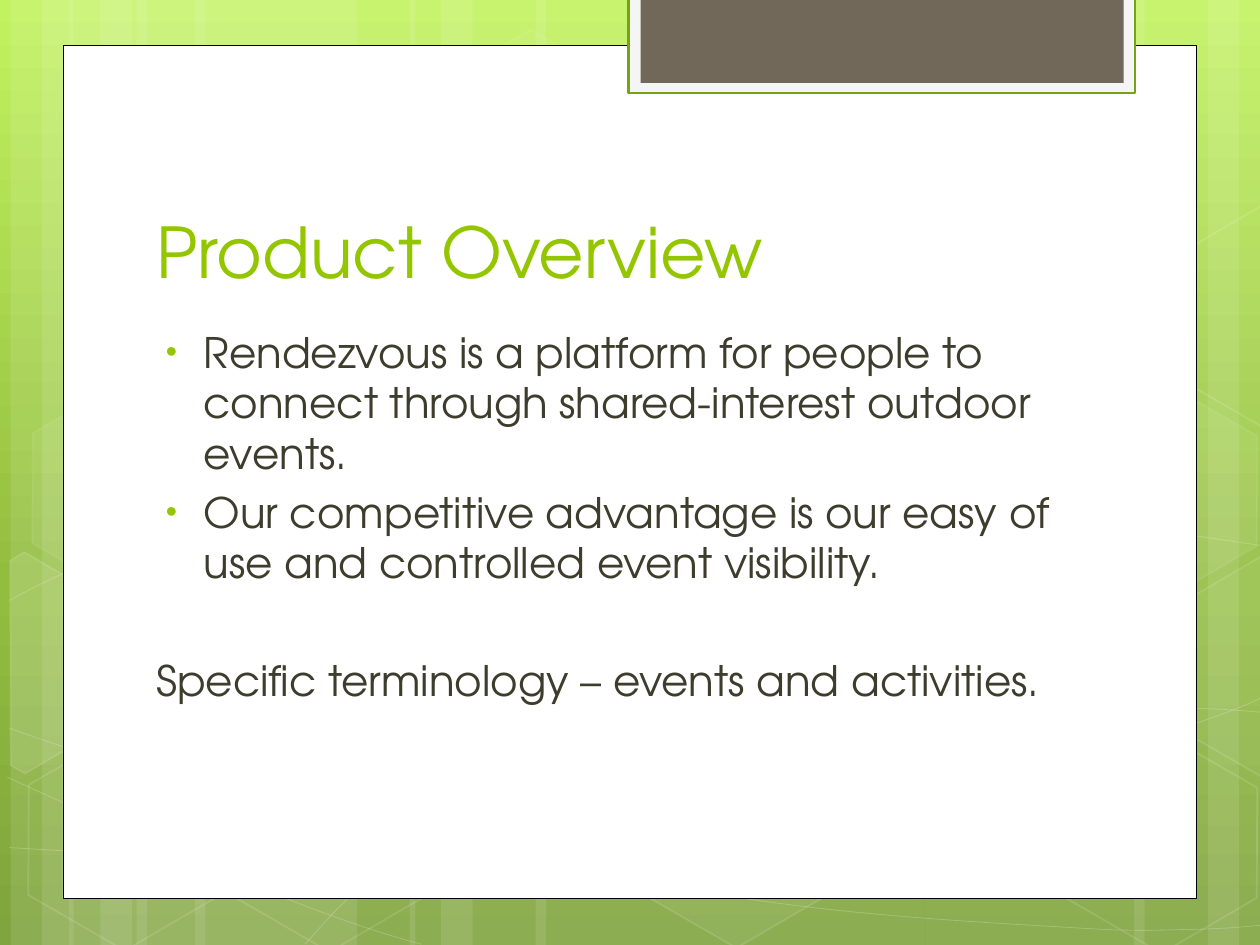
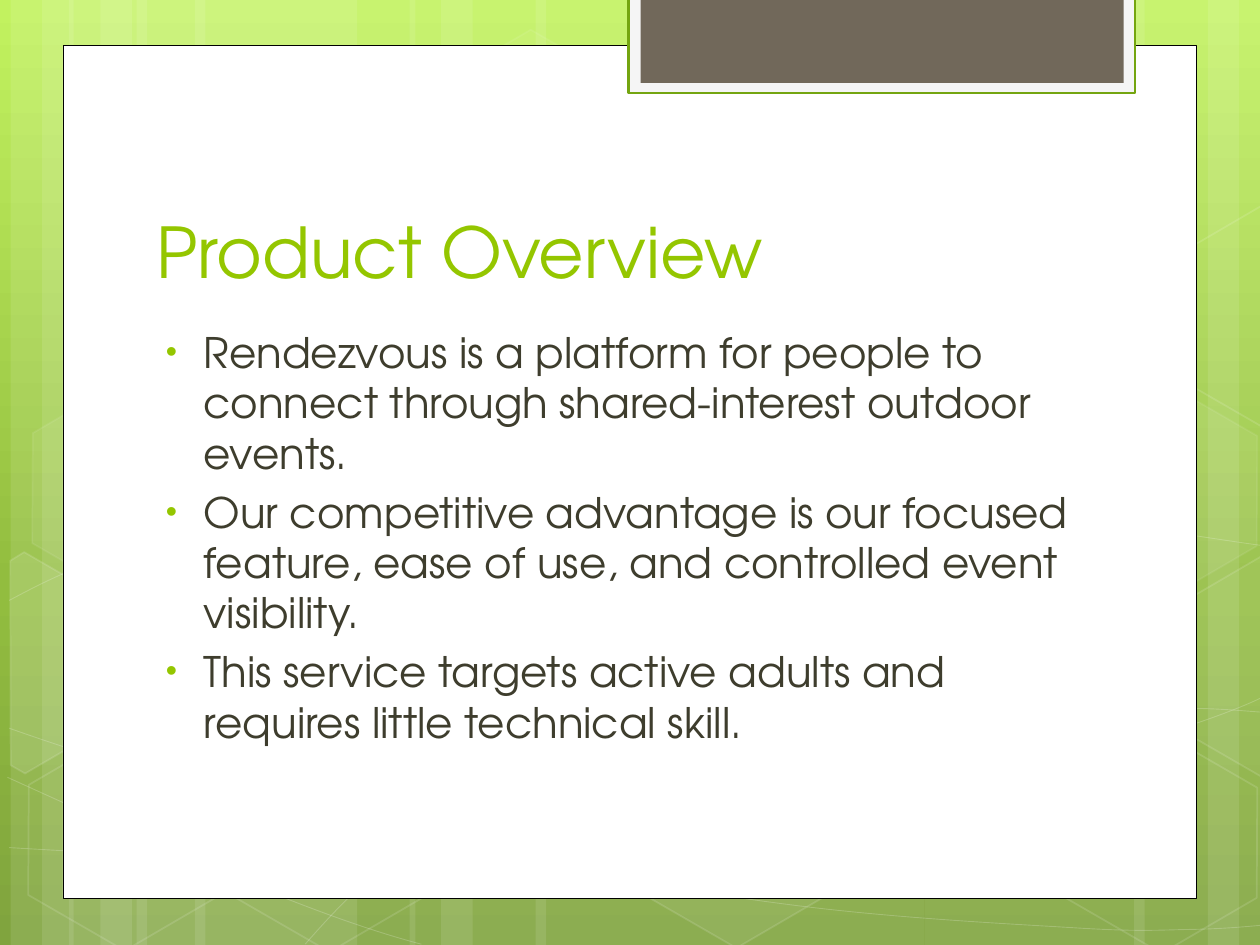
Before and after one commit to Ninjinkai/Couch-Level-Project, a slide deck: slide 4 of Final_Presentation.pptx (slide 3 before the commit). Drawn at 1260x945 pixels with LibreOffice and Linux fonts; fonts in the diff are those of the drawing. Boxes give left, top, right and bottom in pixels: in the first picture for what was removed or moved away, otherwise in the second. Text is boxed around its words. In the diff, an @@ line names an element or a change of style, - is before the commit and + after.

```diff
--- a/Final_Presentation.pptx
+++ b/Final_Presentation.pptx
@@ text at (x1=204, y1=496, x2=1068, y2=746): text changed @@
-• Our competitive advantage is our easy of use and controlled event visibility.
-Specific terminology – events and activities.
+• Our competitive advantage is our focused feature, ease of use, and controlled event visibility.
+• This service targets active adults and requires little technical skill.
```
Also in this commit, not shown: 5 other slides changed, 6 slides added, 1 other file.
